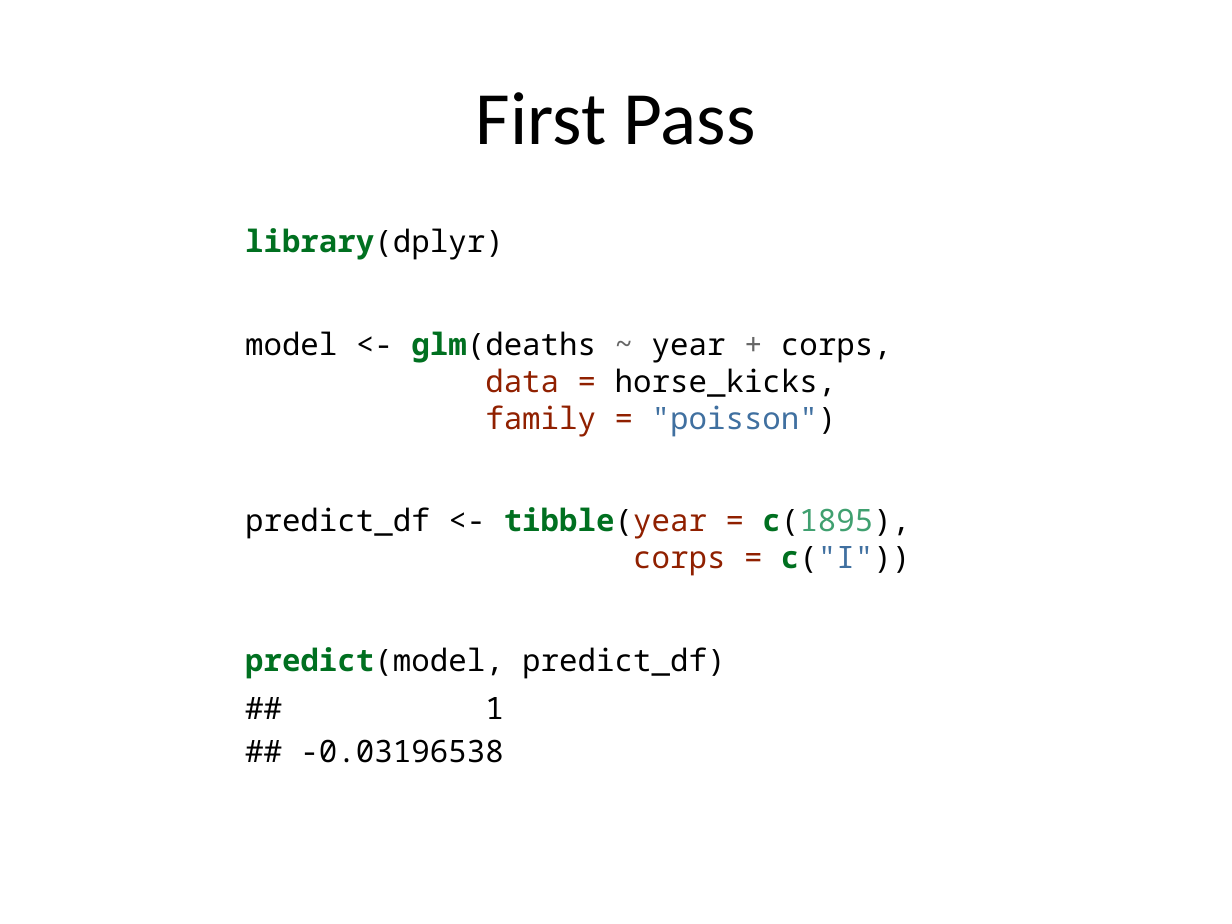
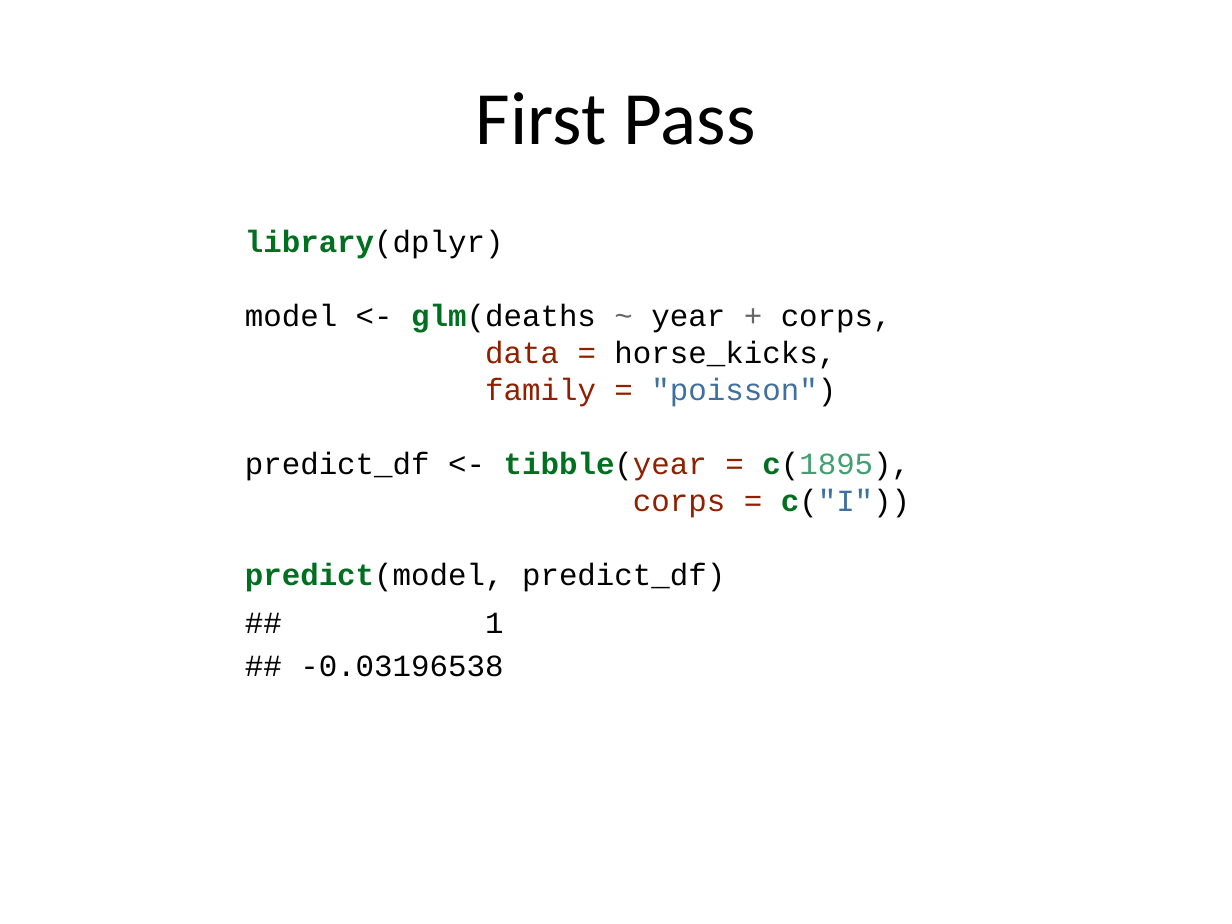
Before and after one commit to lstmemery/r-in-production, a slide deck: slide 8 of r-in-production.pptx. Drawn at 1232x924 pixels with LibreOffice and Linux fonts; fonts in the diff are those of the drawing. Boxes give left, top, right and bottom in pixels: in the first picture for what was removed or moved away, otherwise in the second. Text is boxed around its words. In the diff, an @@ line names an element or a change of style, - is before the commit and + after.

```diff
--- a/r-in-production.pptx
+++ b/r-in-production.pptx
@@ text at (x1=245, y1=230, x2=910, y2=592): font Noto Sans Mono to Courier New; more space between paragraphs @@
@@ text at (x1=300, y1=612, x2=503, y2=677): text changed; font Noto Sans Mono to Courier New @@
-## 1
-## -0.03196538
+## 1
+## -0.03196538
```
Also in this commit, not shown: 9 other slides changed, 1 slide removed.
